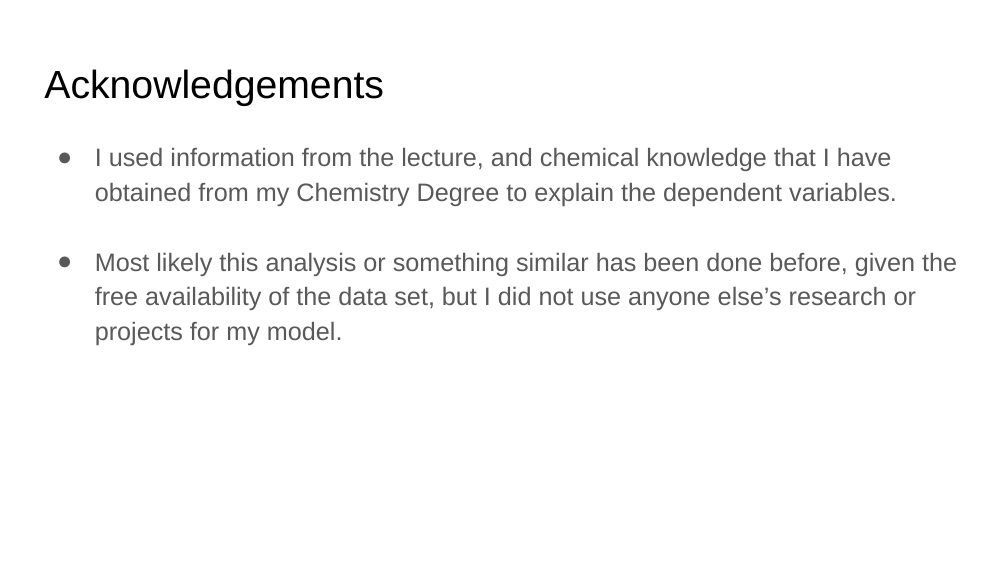
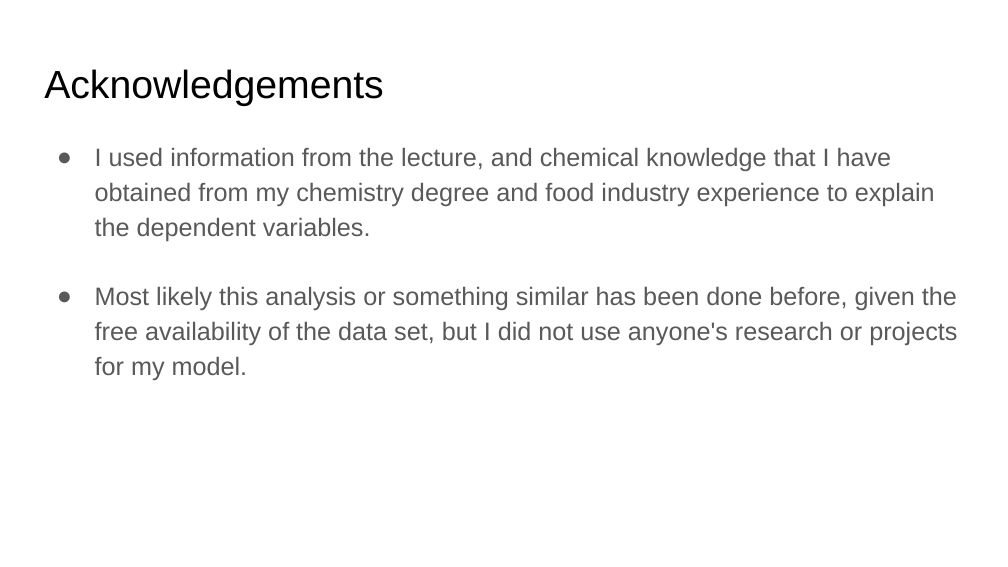
Before and after one commit to MichaelJ8/Wine-Rating-Prediction-Decision-Tree, a slide deck: slide 15 of DSE 200X_final Project Presentation.pptx (slide 16 before the commit). Drawn at 1008x567 pixels with LibreOffice and Linux fonts; fonts in the diff are those of the drawing. Boxes give left, top, right and bottom in pixels: in the first picture for what was removed or moved away, otherwise in the second. Text is boxed around its words. In the diff, an @@ line names an element or a change of style, - is before the commit and + after.

```diff
--- a/DSE 200X_final Project Presentation.pptx
+++ b/DSE 200X_final Project Presentation.pptx
@@ text at [95,147,957,380]: text changed @@
-● I used information from the lecture, and chemical knowledge that I have obtained from my Chemistry Degree to explain the dependent variables.
-● Most likely this analysis or something similar has been done before, given the free availability of the data set, but I did not use anyone else’s research or projects for my model.
+● I used information from the lecture, and chemical knowledge that I have obtained from my chemistry degree and food industry experience to explain the dependent variables.
+● Most likely this analysis or something similar has been done before, given the free availability of the data set, but I did not use anyone's research or projects for my model.
```
Also in this commit, not shown: 10 other slides changed, 1 slide removed.
